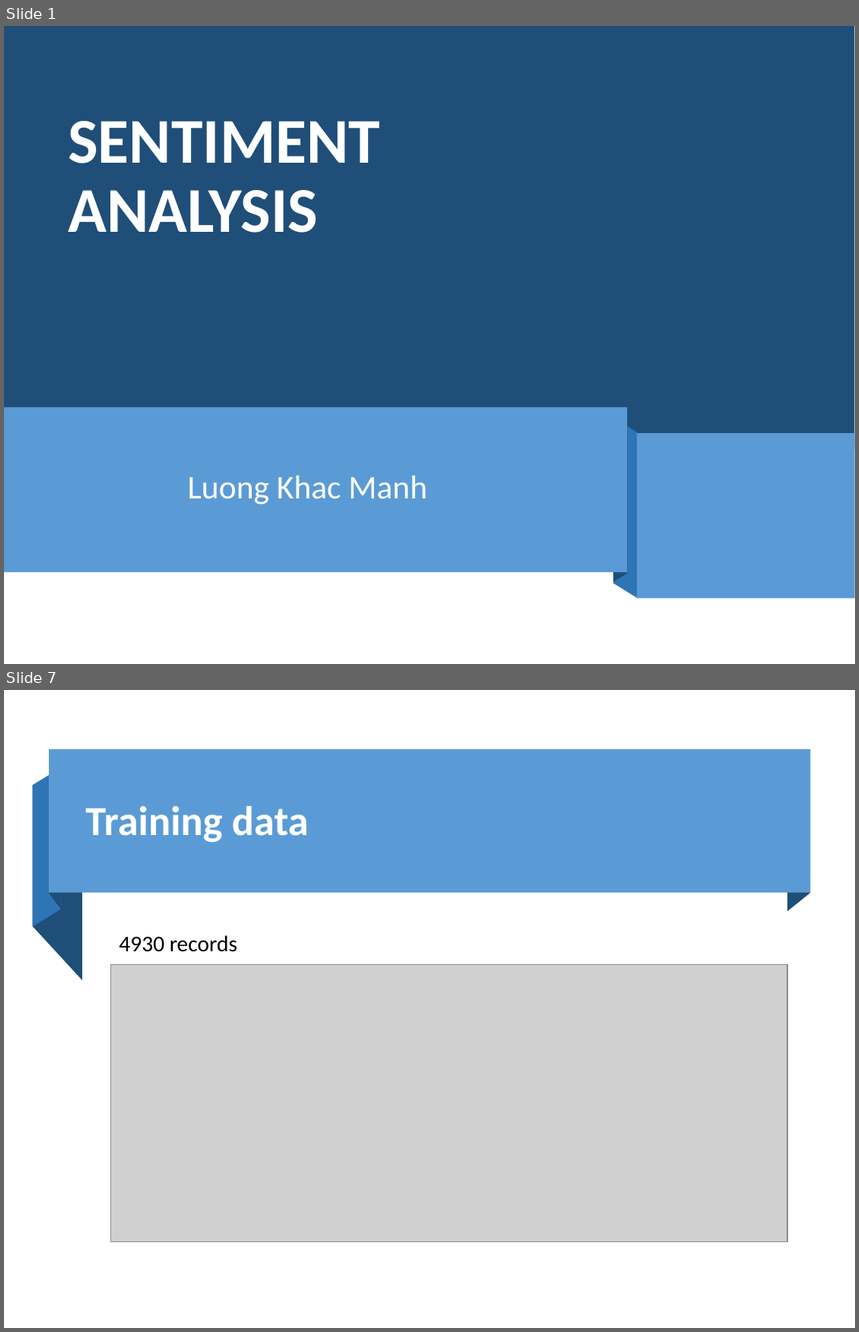
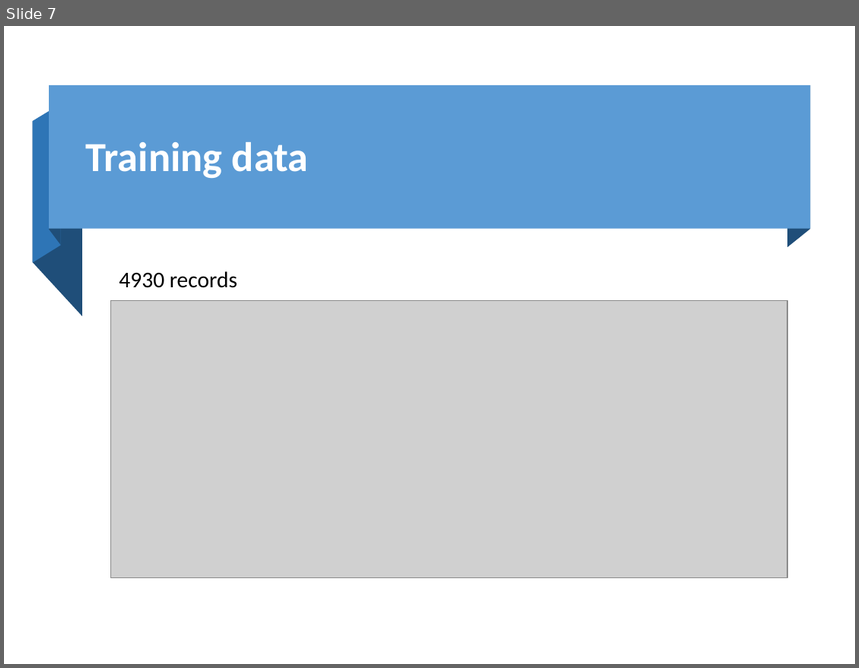
Before and after one commit to ManhLk/icomm_internship, a slide deck: Slide.pptx. Shown one above the other, each under a label of ours: slides 1 and 7 before the commit, slide 7 after it; the slides between them are not shown. The pictures are 859x1332 and 859x668 pixels, drawn with LibreOffice and Linux fonts; fonts in the diff are those of the drawing; grey boxes stand for pictures. Boxes give left, top, right and bottom in pixels: in the first picture for what was removed or moved away, otherwise in the second. Text is boxed around its words. In the diff, an @@ line names an element or a change of style, - is before the commit and + after.

```diff
--- a/Slide.pptx
+++ b/Slide.pptx
@@ slide 1 removed at <box>4,26,855,664</box>, background #FFFFFF @@
@@ rectangle removed at <box>4,26,855,450</box> @@
@@ title removed at <box>68,121,380,233</box> @@
-SENTIMENT ANALYSIS
@@ rectangle removed at <box>4,408,628,572</box> @@
@@ freeform shape removed at <box>614,408,628,582</box> @@
@@ freeform shape removed at <box>614,417,637,598</box> @@
@@ rectangle removed at <box>637,433,855,599</box> @@
@@ subtitle removed at <box>188,476,427,505</box> @@
-Luong Khac Manh
```
Also in this commit, not shown: 4 slides changed, 10 slides added, 5 other slides removed, 1 other file.
